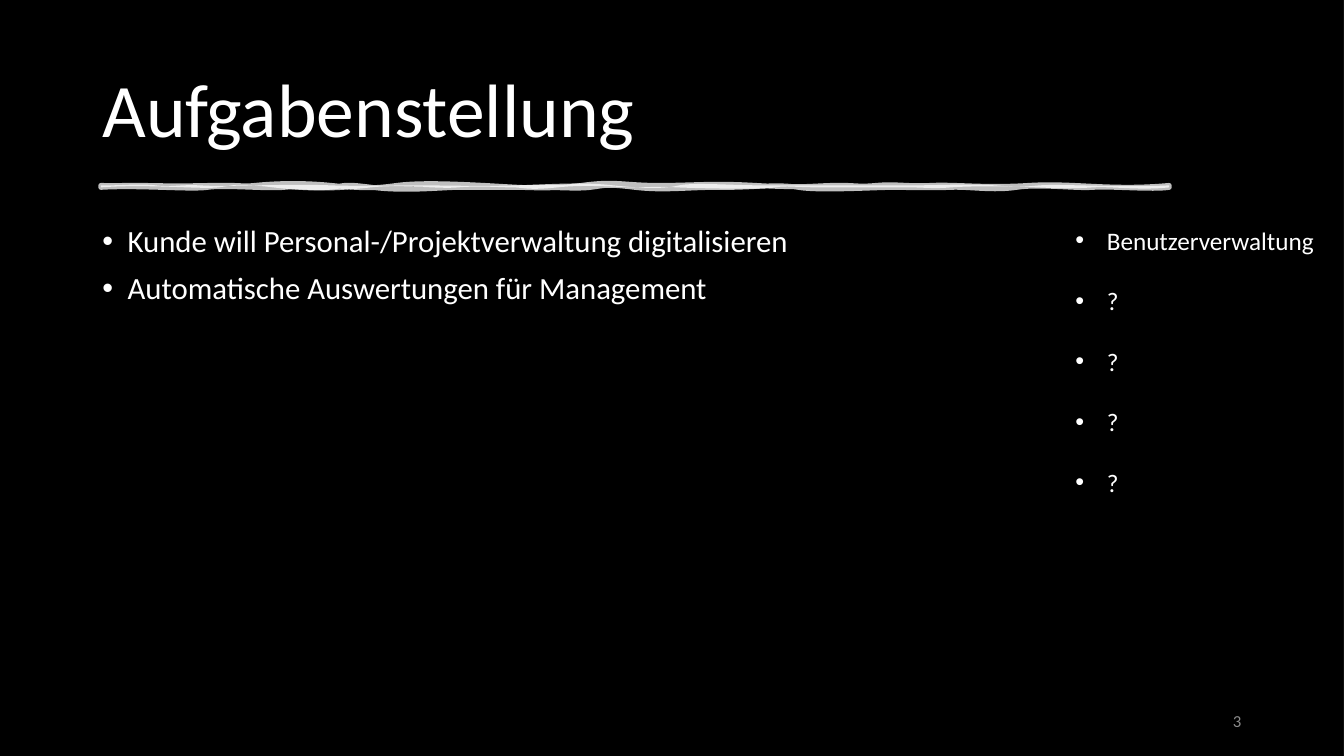
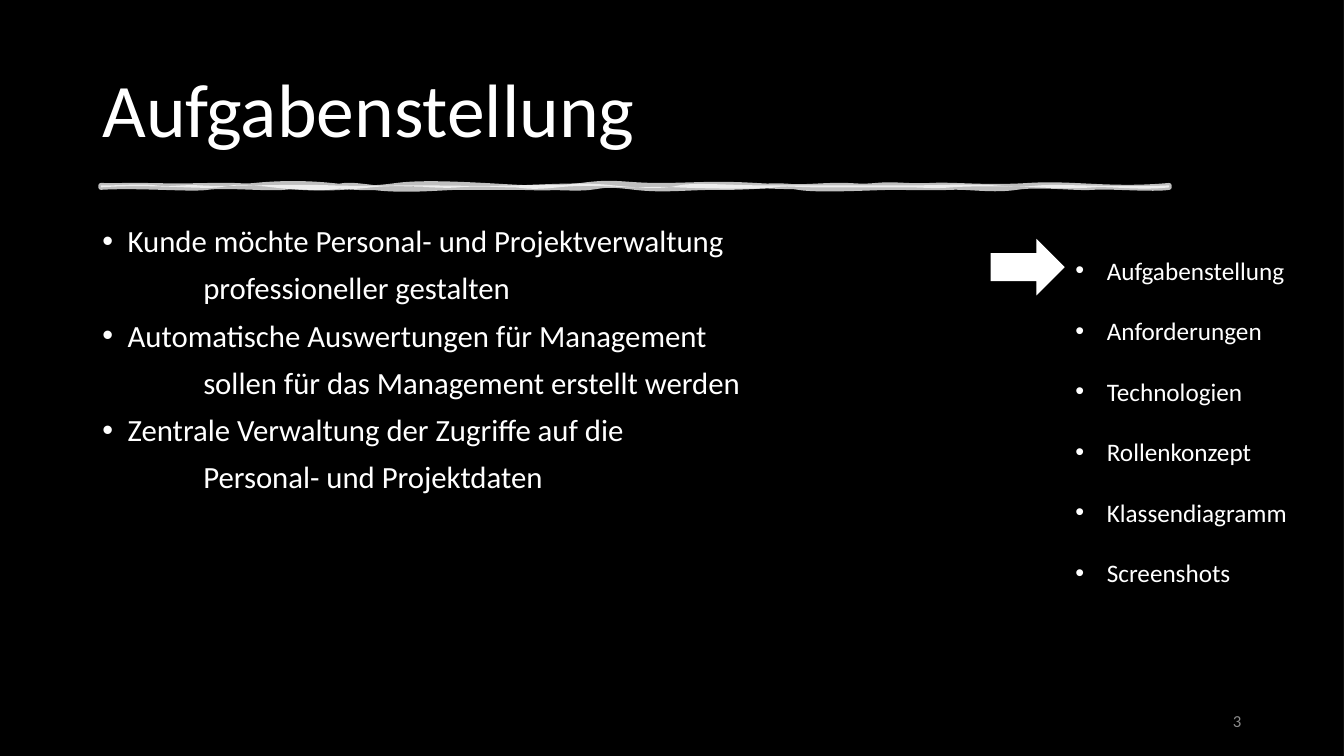
Before and after one commit to DennisWandschura/Profitabilitaet, a slide deck: slide 3 of Präst_Profitabilität.pptx. Drawn at 1344x756 pixels with LibreOffice and Linux fonts; fonts in the diff are those of the drawing; background and template pictures are left out; a plain dark background stands for a picture behind light text. Boxes give left, top, right and bottom in pixels: in the first picture for what was removed or moved away, otherwise in the second. Text is boxed around its words. In the diff, an @@ line names an element or a change of style, - is before the commit and + after.

```diff
--- a/Präst_Profitabilität.pptx
+++ b/Präst_Profitabilität.pptx
@@ text at (x1=128, y1=230, x2=723, y2=305): text changed @@
-• Kunde will Personal-/Projektverwaltung digitalisieren
+• Kunde möchte Personal- und Projektverwaltung
+professioneller gestalten
@@ right arrow added at (x1=991, y1=241, x2=1064, y2=294), fill #FFFFFF, outline #FFFFFF 1 pt @@
@@ text at (x1=1107, y1=262, x2=1287, y2=583): text changed @@
-• Benutzerverwaltung
-• ?
-• ?
-• ?
-• ?
+• Aufgabenstellung
+• Anforderungen
+• Technologien
+• Rollenkonzept
+• Klassendiagramm
+• Screenshots
@@ text at (x1=128, y1=372, x2=740, y2=494): paragraphs added @@
+sollen für das Management erstellt werden
+• Zentrale Verwaltung der Zugriffe auf die
+Personal- und Projektdaten
```
Also in this commit, not shown: 4 other slides changed, 8 slides added, 4 slides removed.
